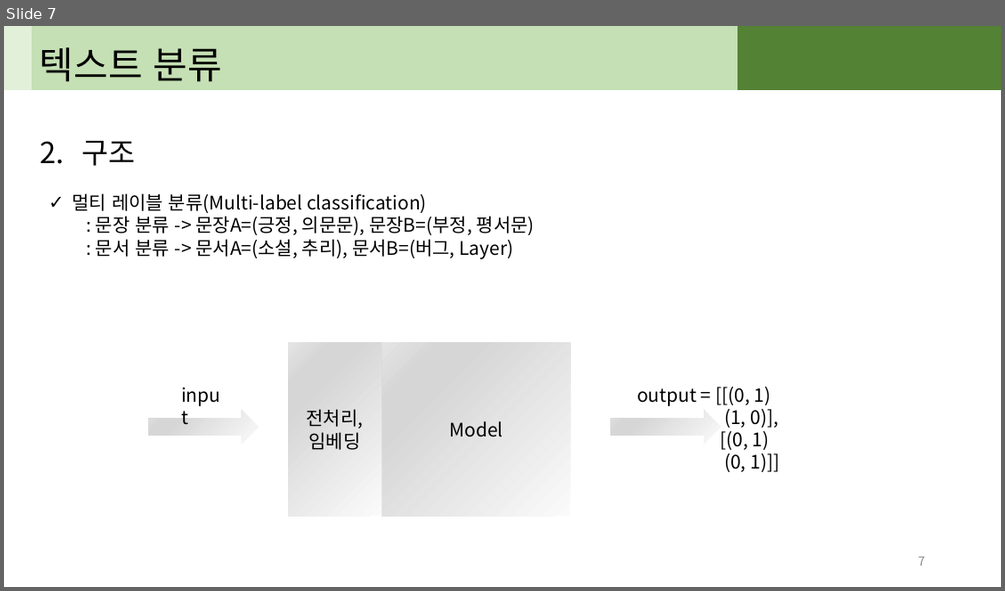
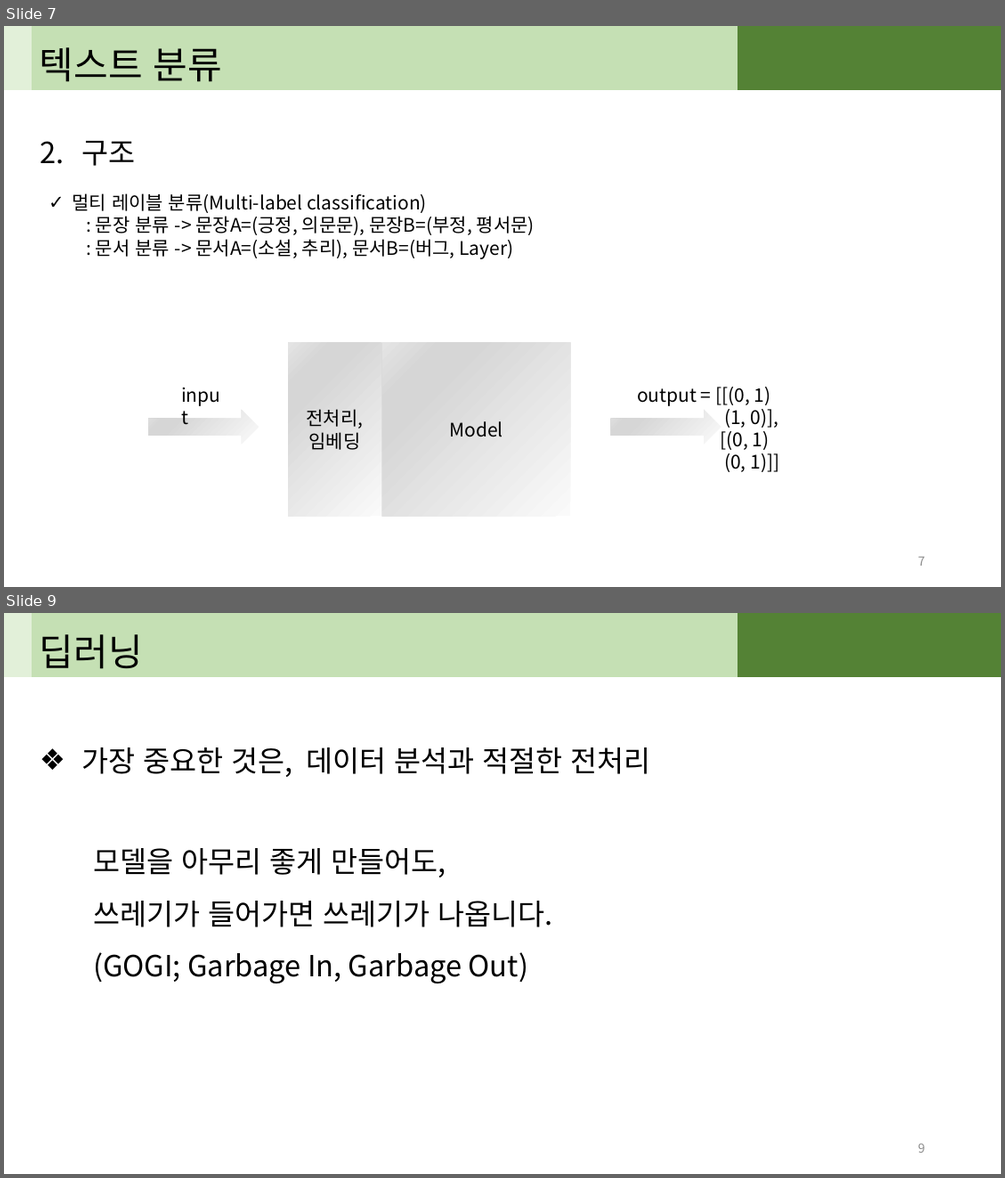
Before and after one commit to john3205/TPDL-20, a slide deck: PPT/06) 4일차-텍스트 분류의 개념 및 구조.pptx. Shown one above the other, each under a label of ours: slide 7 before the commit, slides 7 and 9 after it; the slides between them are not shown. The pictures are 1005x591 and 1005x1178 pixels, drawn with LibreOffice and Linux fonts; fonts in the diff are those of the drawing. Boxes give left, top, right and bottom in pixels: in the first picture for what was removed or moved away, otherwise in the second. Text is boxed around its words. In the diff, an @@ line names an element or a change of style, - is before the commit and + after.

```diff
--- a/PPT/06) 4일차-텍스트 분류의 개념 및 구조.pptx
+++ b/PPT/06) 4일차-텍스트 분류의 개념 및 구조.pptx
@@ slide 9 added at [4, 613, 1001, 1174], background #FFFFFF @@
@@ rectangle added at [4, 613, 32, 676], fill #E2F0D9, outline #E2F0D9 1 pt @@
@@ rectangle added at [32, 613, 738, 676], fill #C5E0B4, outline #C5E0B4 1 pt, 36 pt, text #000000 @@
+딥러닝
@@ rectangle added at [737, 613, 1001, 676], fill #548235, outline #548235 1 pt @@
@@ text added at [81, 747, 650, 777], 28 pt, text #000000 @@
+❖ 가장 중요한 것은, 데이터 분석과 적절한 전처리
@@ text added at [93, 848, 553, 983], 28 pt, text #000000 @@
+모델을 아무리 좋게 만들어도,
+쓰레기가 들어가면 쓰레기가 나옵니다.
+(GOGI; Garbage In, Garbage Out)
@@ page number added at [918, 1143, 925, 1152], 12 pt, text #8C8C8C @@
+9
```
Also in this commit, not shown: 2 slides changed, 3 other slides added, 6 other files.
